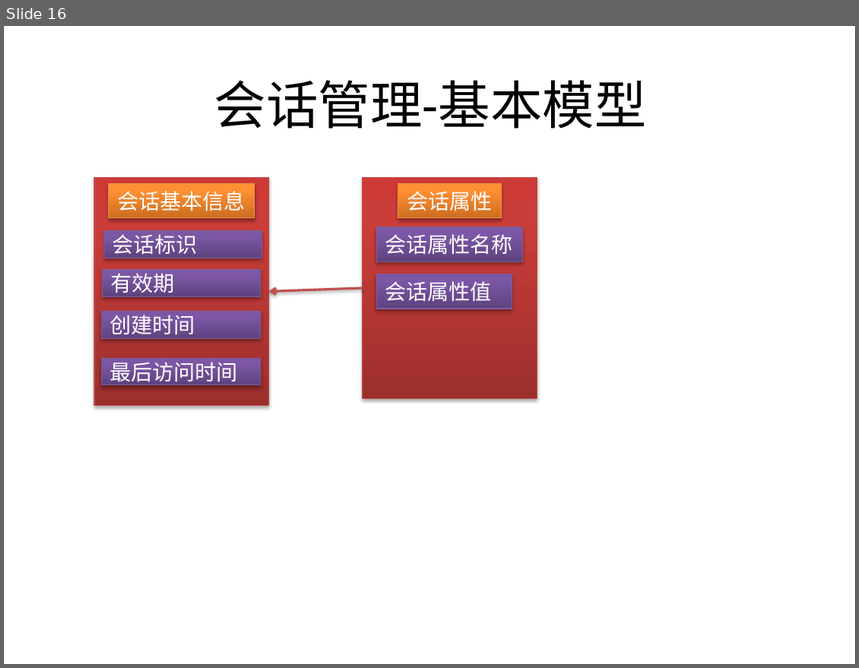
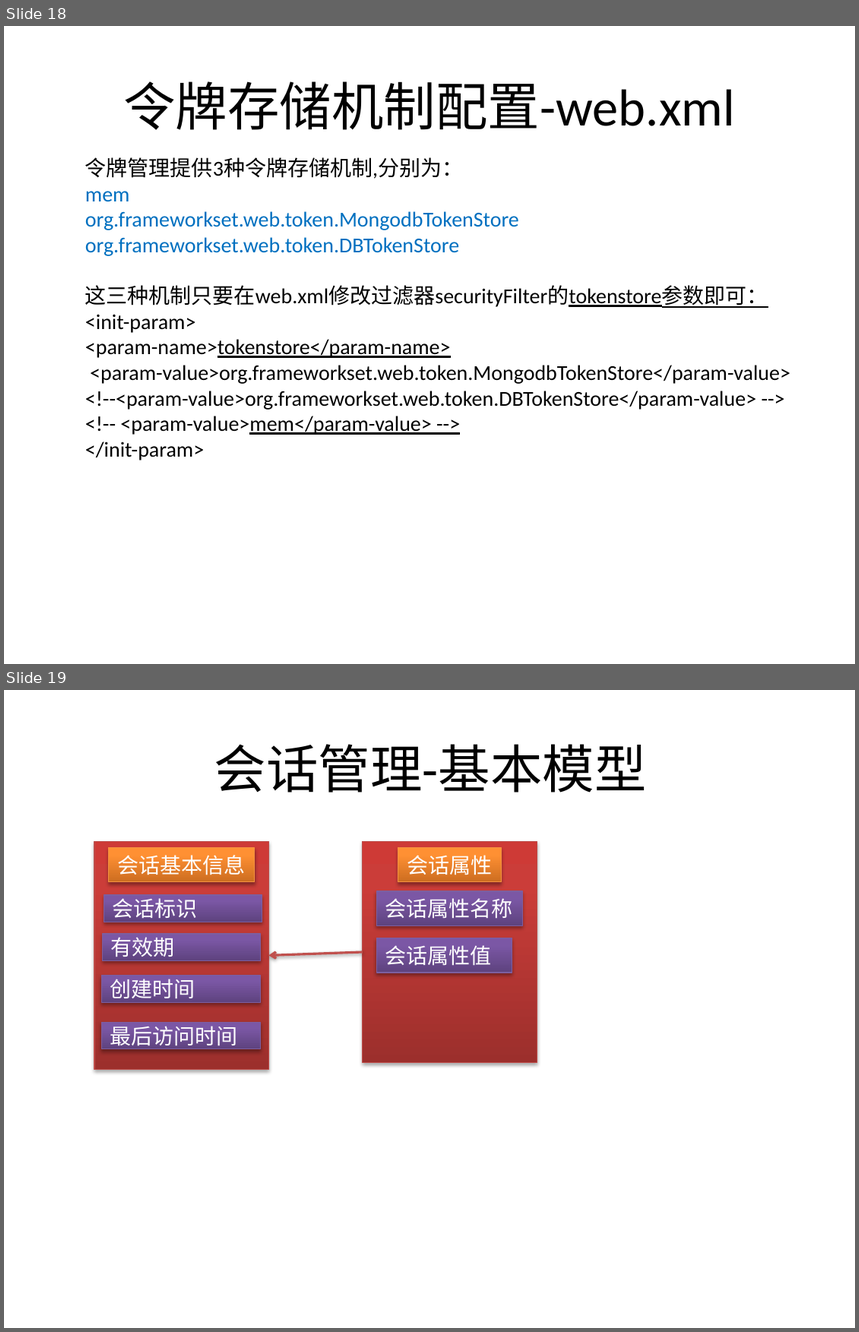
Before and after one commit to bbossgroups/bboss, a slide deck: 文档/令牌管理.pptx. Shown one above the other, each under a label of ours: slide 16 before the commit, slides 18 and 19 after it. The pictures are 859x668 and 859x1332 pixels, drawn with LibreOffice and Linux fonts; fonts in the diff are those of the drawing. Boxes give left, top, right and bottom in pixels: in the first picture for what was removed or moved away, otherwise in the second. Text is boxed around its words. In the diff, an @@ line names an element or a change of style, - is before the commit and + after.

Commit message:
web会话管理实现

```diff
--- a/文档/令牌管理.pptx
+++ b/文档/令牌管理.pptx
@@ slide 18 added at (4, 26, 855, 664), background #FFFFFF @@
@@ title added at (124, 81, 736, 130), 44 pt, text #000000 @@
+令牌存储机制配置-web.xml
@@ text added at (85, 157, 791, 461), 18 pt, text #000000 @@
+令牌管理提供3种令牌存储机制,分别为：
+mem
+org.frameworkset.web.token.MongodbTokenStore
+org.frameworkset.web.token.DBTokenStore
+这三种机制只要在web.xml修改过滤器securityFilter的tokenstore参数即可：
+<init-param>
+<param-name>tokenstore</param-name>
+<param-value>org.frameworkset.web.token.MongodbTokenStore</param-value>
+<!--<param-value>org.frameworkset.web.token.DBTokenStore</param-value> -->
+<!-- <param-value>mem</param-value> -->
+</init-param>
@@ what was slide 16 is now slide 19 @@
```
Also in this commit, not shown: 1 slide changed, 2 other slides added, 16 other files.
